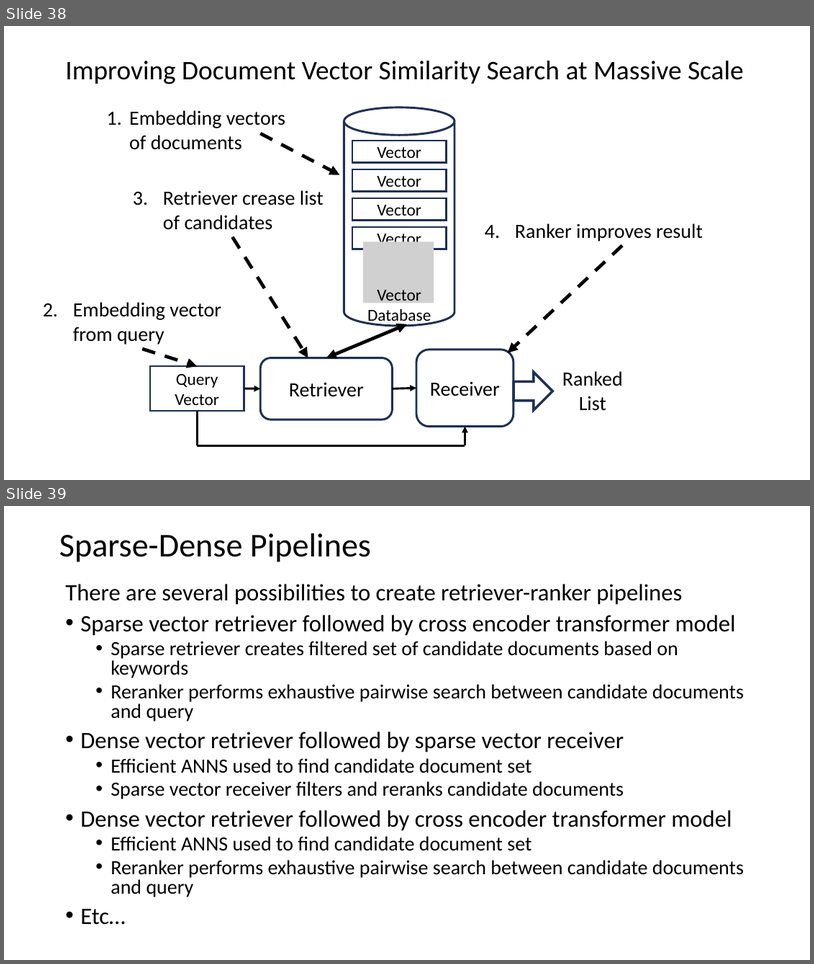
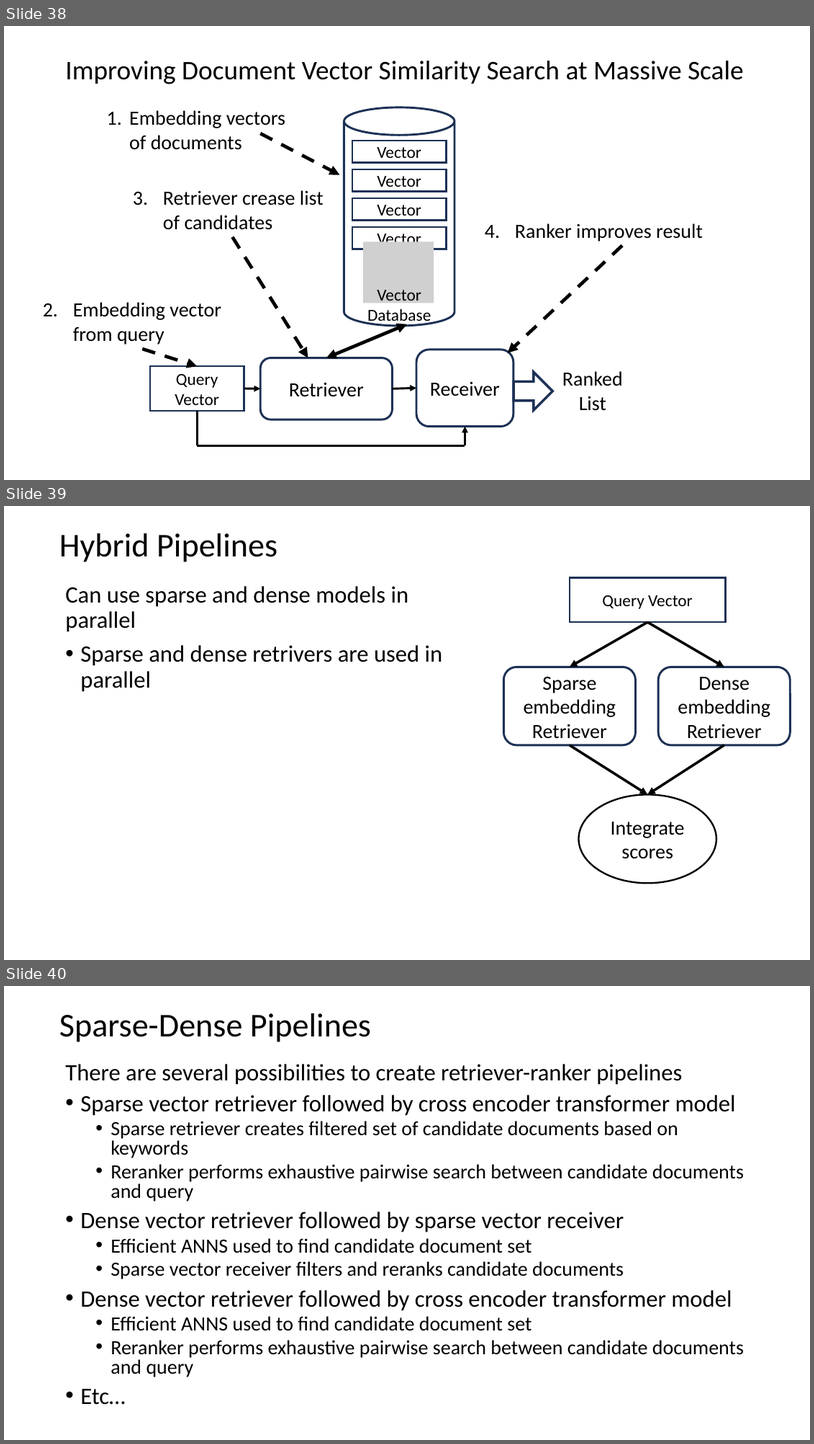
Before and after one commit to harelgabainew/school1, a slide deck: slides/7_DocumentWebSearching.pptx. Shown one above the other, each under a label of ours: slides 38 and 39 before the commit, slides 38, 39 and 40 after it. The pictures are 814x964 and 814x1444 pixels, drawn with LibreOffice and Linux fonts; fonts in the diff are those of the drawing; grey boxes stand for pictures. Boxes give left, top, right and bottom in pixels: in the first picture for what was removed or moved away, otherwise in the second. Text is boxed around its words. In the diff, an @@ line names an element or a change of style, - is before the commit and + after.

Commit message:
Added hybrid search example slide

```diff
--- a/slides/7_DocumentWebSearching.pptx
+++ b/slides/7_DocumentWebSearching.pptx
@@ slide 39 added at [4,506,810,960], background #FFFFFF @@
@@ title added at [59,533,278,562], 39.6 pt, text #000000 @@
+Hybrid Pipelines
@@ text added at [65,586,443,692], 28 pt, text #000000 @@
+Can use sparse and dense models in parallel
+• Sparse and dense retrivers are used in parallel
@@ rectangle added at [570,577,726,621], outline #1E3256 2 pt, 20 pt, text #000000 @@
+Query Vector
@@ arrow added from (648, 622) to (570, 667), #000000 3 pt @@
@@ arrow added from (648, 622) to (725, 667), #000000 3 pt @@
@@ rounded rectangle added at [504,667,636,745], outline #1E3256 2.5 pt, 24 pt, text #000000 @@
+Sparse embedding Retriever
@@ rounded rectangle added at [658,667,790,745], outline #1E3256 2.5 pt, 24 pt, text #000000 @@
+Dense embedding Retriever
@@ arrow added from (570, 745) to (648, 795), #000000 3 pt @@
@@ arrow added from (725, 745) to (648, 795), #000000 3 pt @@
@@ ellipse added at [579,795,718,883], outline #000000 2 pt, 24 pt, text #000000 @@
+Integrate scores
@@ what was slide 39 is now slide 40 @@
```
